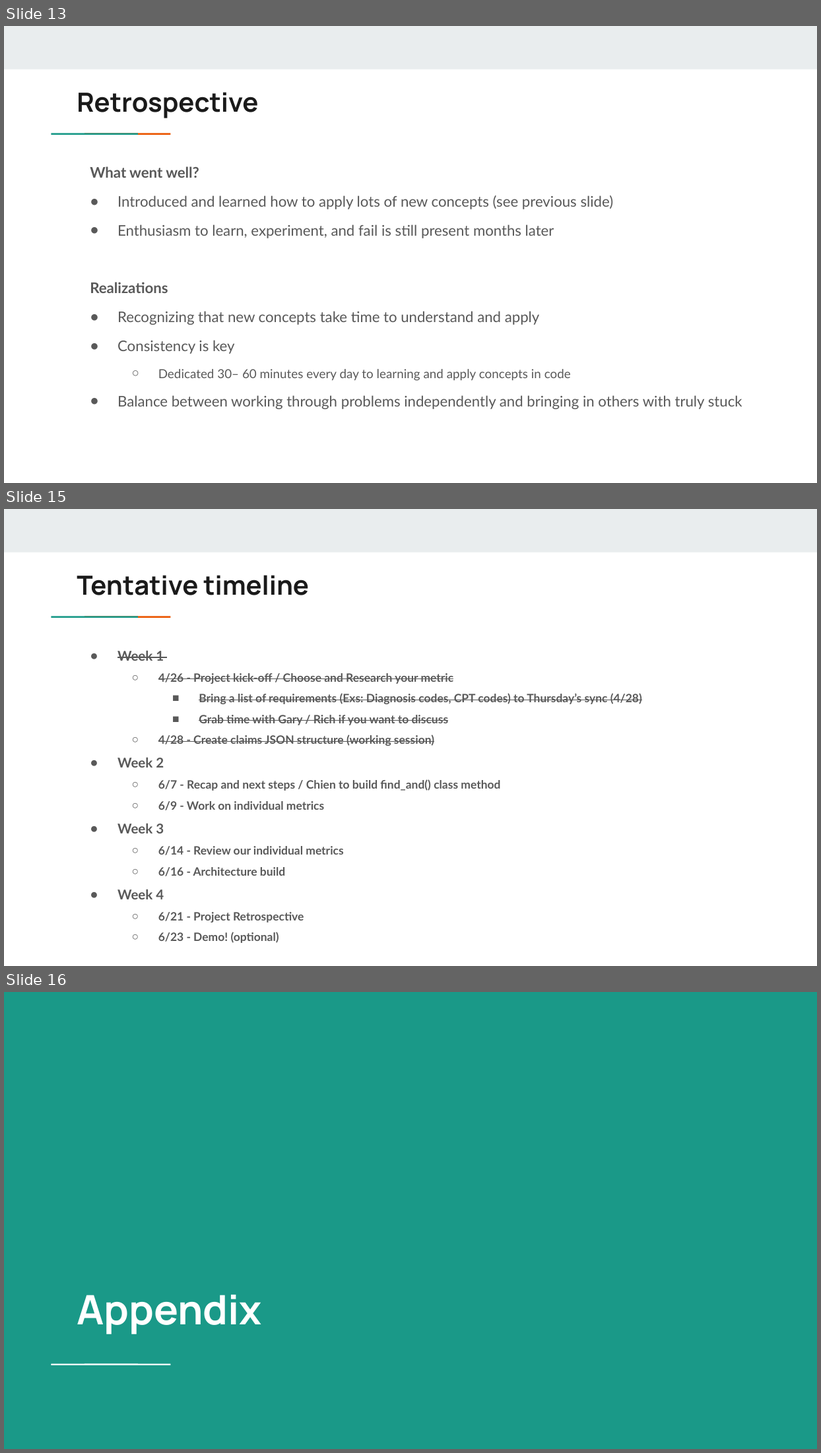
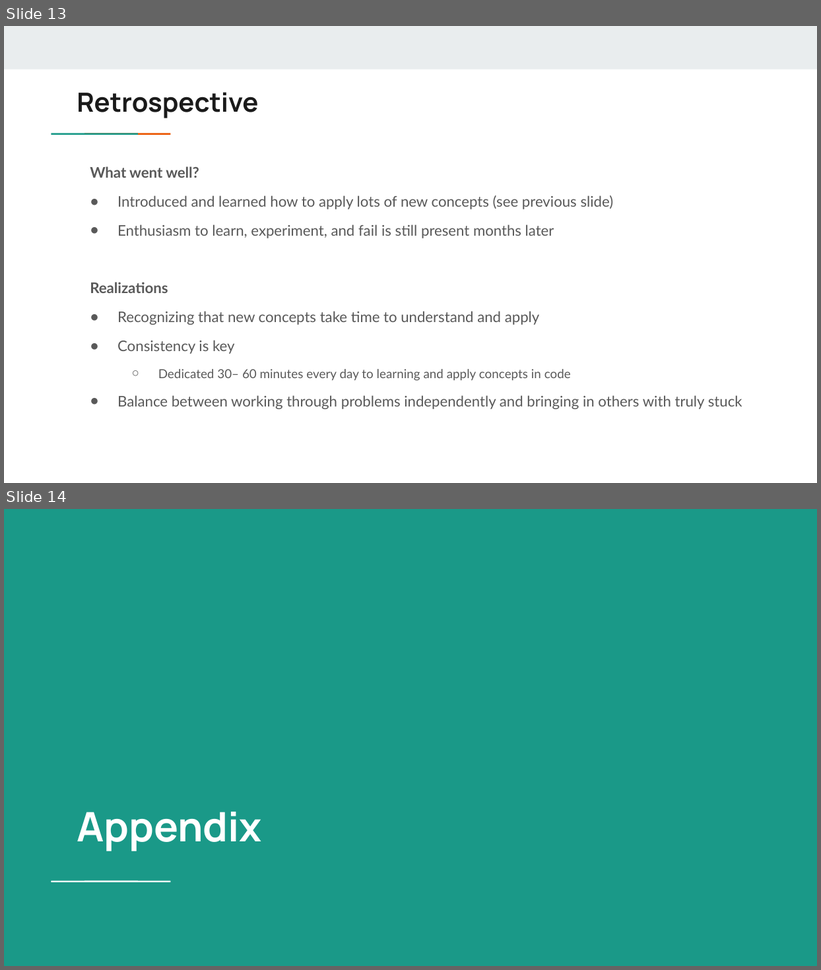
Before and after one commit to chienh0/project_lambda, a slide deck: Project Lambda.pptx. Shown one above the other, each under a label of ours: slides 13, 15 and 16 before the commit, slides 13 and 14 after it; the slides between them are not shown. The pictures are 821x1453 and 821x970 pixels, drawn with LibreOffice and Linux fonts; fonts in the diff are those of the drawing. Boxes give left, top, right and bottom in pixels: in the first picture for what was removed or moved away, otherwise in the second. Text is boxed around its words. In the diff, an @@ line names an element or a change of style, - is before the commit and + after.

```diff
--- a/Project Lambda.pptx
+++ b/Project Lambda.pptx
@@ slide 15 removed at [4, 509, 817, 966], background #FFFFFF; not listed: 3 template elements that a slide beside it also shows @@
@@ title removed at [77, 575, 309, 595] @@
-Tentative timeline
@@ text removed at [118, 650, 642, 943] @@
-● Week 1
-  ○ 4/26 - Project kick-off / Choose and Research your metric
-    ■ Bring a list of requirements (Exs: Diagnosis codes, CPT codes) to Thursday’s sync (4/28)
-    ■ Grab time with Gary / Rich if you want to discuss
-  ○ 4/28 - Create claims JSON structure (working session)
-● Week 2
-  ○ 6/7 - Recap and next steps / Chien to build find_and() class method
-  ○ 6/9 - Work on individual metrics
-● Week 3
-  ○ 6/14 - Review our individual metrics
-  ○ 6/16 - Architecture build
-● Week 4
-  ○ 6/21 - Project Retrospective
-  ○ 6/23 - Demo! (optional)
@@ what was slide 16 is now slide 14 @@
```
Also in this commit, not shown: 1 slide changed, 1 other slide removed, 4 other files.
